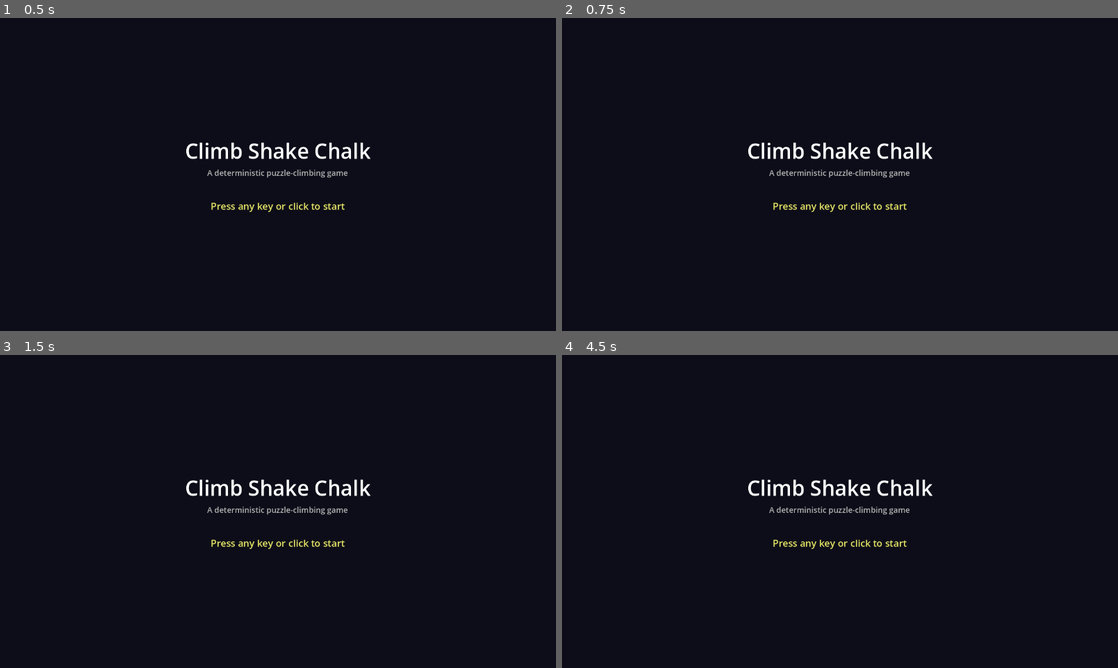
Above: before the commit, frames 1-4 (two rows, left to right).
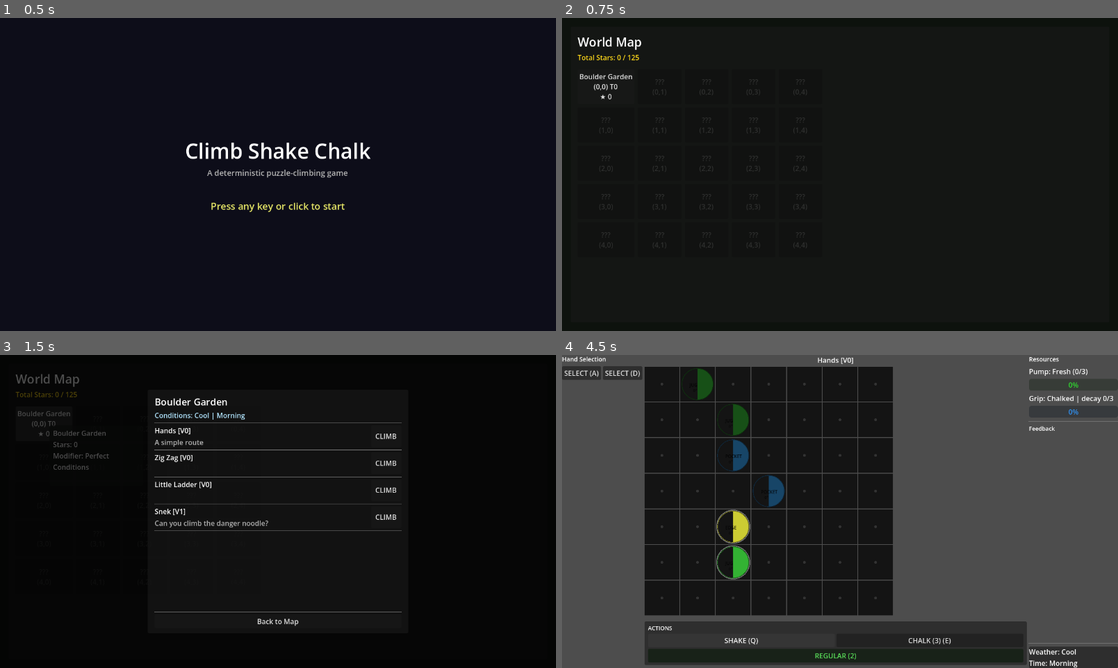
Above: after the commit, the same moments.

Repository: hausrath/climbing-grid-game
Game: Godot game, scene res://scenes/Main.tscn
Same seed, same stepped clock (60 frames per second), same inputs: the game is played once before the commit and once after it.
Inputs (mouse positions are in pixels of both pictures, inside the frame that each line leads up to):
- Up to frame 1 (0.5 s): no input
- Up to frame 2 (0.75 s): tap Enter at 0.5 s; drag from (840, 174) to (895, 105) at 0.52 s
- Up to frame 3 (1.5 s): click (44, 423) at 1.25 s, where only the run after the commit has a clickable "Boulder Garden (0,0) T0 ★ 0"
- Up to frame 4 (4.5 s): click (945, 436) at 2 s, where only the run after the commit has a clickable "CLIMB"; click (584, 373) at 2.75 s, where only the run after the commit has a clickable "SELECT (A)"; click (623, 373) at 3.5 s, where only the run after the commit has a clickable "SELECT (D)"; click (739, 639) at 4.25 s, where only the run after the commit has a clickable "SHAKE (Q)"

Frame 1 is identical in both runs. In frame 2, 2.1% of the frame differs, in the area x 2-67%, y 6-74%; in frame 3, 3.4%; in frame 4, 65%, in the area x 0-100%, y 0-100%.
Error before the commit: Parse Error: Cannot infer the type of "modifier" variable because the value doesn't have a set type. (res://autoloads/GameState.gd:136)

Commit message:
Finalize Godot port scaffold; add .gitignore and planning docs
- Add .gitignore (excludes .DS_Store and godot/.godot/ cache)
- Commit Godot UID files and icon for stable project references
- Godot script and scene fixes (node paths, project settings, Main.tscn layout)
- HTML5 route/JS updates carried over during port review
- Add Godot Port Plan.md and Solution_Sentences.md planning docs

Co-Authored-By: Claude Sonnet 4.6 <noreply@anthropic.com>

Diff:
--- a/godot/autoloads/GameState.gd
+++ b/godot/autoloads/GameState.gd
@@ -82,6 +82,7 @@
 var max_chalk: int = 3
 var route_attempts: int = 0
 var rest_hold_indices: Array = []
+var climb_start_time: float = 0.0
 
 var grid: Array = []        # 7x7 viewport grid (display)
 var route_grid: Array = []  # Full route grid (variable height)
@@ -133,7 +134,7 @@
 		else:
 			difficulty_tier = "expert"
 		var is_boss := (row == 4 and col == 4)
-		var modifier := LOCATION_MODIFIERS[rng.randi() % LOCATION_MODIFIERS.size()]
+		var modifier: Dictionary = LOCATION_MODIFIERS[rng.randi() % LOCATION_MODIFIERS.size()]
 		locations.append({
 			"id": i, "name": LOCATION_NAMES[i],
 			"row": row, "col": col,
@@ -155,7 +156,7 @@
 func calculate_location_stars(location_id: int) -> int:
 	var total := 0
 	for key in completed_routes:
-		var parts := key.split("-")
+		var parts: PackedStringArray = key.split("-")
 		if parts.size() >= 1 and int(parts[0]) == location_id:
 			total += completed_routes[key].get("stars", 0)
 	return total
@@ -167,10 +168,10 @@
 		return true
 	var offsets := [[-1, 0], [1, 0], [0, -1], [0, 1]]
 	for offset in offsets:
-		var adj_row := location["row"] + offset[0]
-		var adj_col := location["col"] + offset[1]
+		var adj_row: int = location["row"] + offset[0]
+		var adj_col: int = location["col"] + offset[1]
 		if adj_row >= 0 and adj_row < 5 and adj_col >= 0 and adj_col < 5:
-			var adj_loc := locations[adj_row * 5 + adj_col]
+			var adj_loc: Dictionary = locations[adj_row * 5 + adj_col]
 			if calculate_location_stars(adj_loc["id"]) >= 8:
 				return true
 	return false
--- /dev/null
+++ b/godot/icon.svg
@@ -0,0 +1,4 @@
+<svg xmlns="http://www.w3.org/2000/svg" width="128" height="128">
+  <rect width="128" height="128" fill="#0d1117"/>
+  <text x="64" y="80" font-size="72" text-anchor="middle" fill="#a8db60">⛰</text>
+</svg>
--- a/godot/project.godot
+++ b/godot/project.godot
@@ -1,18 +1,23 @@
 ; Engine configuration file.
 ; It's best edited using the editor UI and not directly,
-; but below is the format for reference.
+; since the parameters that go here are not all obvious.
 ;
-; [section] ; section goes between []
-; param=value ; assign values to parameters
+; Format:
+;   [section] ; section goes between []
+;   param=value ; assign values to parameters
 
 config_version=5
+
+[animation]
+
+compatibility/default_parent_skeleton_in_mesh_instance_3d=true
 
 [application]
 
 config/name="Climb Shake Chalk"
 config/description="A deterministic puzzle-climbing game."
 run/main_scene="res://scenes/Main.tscn"
-config/features=PackedStringArray("4.3", "Forward Plus")
+config/features=PackedStringArray("4.6", "Forward Plus")
 config/icon="res://icon.svg"
 
 [autoload]
@@ -26,8 +31,3 @@
 
 window/size/viewport_width=1280
 window/size/viewport_height=720
-window/size/resizable=true
-
-[rendering]
-
-renderer/rendering_method="forward_plus"
--- a/godot/scenes/Main.tscn
+++ b/godot/scenes/Main.tscn
@@ -1,105 +1,102 @@
-[gd_scene load_steps=23 format=3 uid="uid://mainscene"]
+[gd_scene format=3 uid="uid://mainscene"]
 
-[ext_resource type="Script" path="res://scripts/Main.gd" id="1_main"]
-[ext_resource type="PackedScene" path="res://scenes/TitleScreen.tscn" id="2_title"]
-[ext_resource type="PackedScene" path="res://scenes/WorldMap.tscn" id="3_worldmap"]
-[ext_resource type="PackedScene" path="res://scenes/ClimbingScreen.tscn" id="4_climbing"]
-[ext_resource type="PackedScene" path="res://scenes/overlays/RouteSelectOverlay.tscn" id="5_routesel"]
-[ext_resource type="PackedScene" path="res://scenes/overlays/CampOverlay.tscn" id="6_camp"]
-[ext_resource type="PackedScene" path="res://scenes/overlays/GuidebookOverlay.tscn" id="7_guidebook"]
-[ext_resource type="PackedScene" path="res://scenes/overlays/BetaOverlay.tscn" id="8_beta"]
-[ext_resource type="PackedScene" path="res://scenes/overlays/EquipmentOverlay.tscn" id="9_equip"]
-[ext_resource type="PackedScene" path="res://scenes/overlays/SkillsOverlay.tscn" id="10_skills"]
-[ext_resource type="Script" path="res://scripts/RouteLoader.gd" id="11_routeloader"]
-[ext_resource type="Script" path="res://scripts/ClimbingLogic.gd" id="12_climblogic"]
-[ext_resource type="Script" path="res://scripts/ClimbingActions.gd" id="13_actions"]
-[ext_resource type="Script" path="res://scripts/ClimbingCompletion.gd" id="14_completion"]
-[ext_resource type="Script" path="res://scripts/EquipmentLogic.gd" id="15_equiplogic"]
-[ext_resource type="Script" path="res://scripts/ConditionsSystem.gd" id="16_conditions"]
-[ext_resource type="Script" path="res://scripts/FamiliaritySystem.gd" id="17_familiarity"]
+[ext_resource type="Script" uid="uid://ct84wrm75ngei" path="res://scripts/Main.gd" id="1_main"]
+[ext_resource type="PackedScene" uid="uid://titlescreen" path="res://scenes/TitleScreen.tscn" id="2_title"]
+[ext_resource type="PackedScene" uid="uid://worldmap" path="res://scenes/WorldMap.tscn" id="3_worldmap"]
+[ext_resource type="PackedScene" uid="uid://climbscreen" path="res://scenes/ClimbingScreen.tscn" id="4_climbing"]
+[ext_resource type="PackedScene" uid="uid://routeselect" path="res://scenes/overlays/RouteSelectOverlay.tscn" id="5_routesel"]
+[ext_resource type="PackedScene" uid="uid://campoverlay" path="res://scenes/overlays/CampOverlay.tscn" id="6_camp"]
+[ext_resource type="PackedScene" uid="uid://bqi4yrmurkudw" path="res://scenes/overlays/GuidebookOverlay.tscn" id="7_guidebook"]
+[ext_resource type="PackedScene" uid="uid://betaoverlay" path="res://scenes/overlays/BetaOverlay.tscn" id="8_beta"]
+[ext_resource type="PackedScene" uid="uid://equipoverlay" path="res://scenes/overlays/EquipmentOverlay.tscn" id="9_equip"]
+[ext_resource type="PackedScene" uid="uid://c3u38k0u4x28w" path="res://scenes/overlays/SkillsOverlay.tscn" id="10_skills"]
+[ext_resource type="Script" uid="uid://bnqibcahxo8ia" path="res://scripts/RouteLoader.gd" id="11_routeloader"]
+[ext_resource type="Script" uid="uid://clmt8dcu2d1ag" path="res://scripts/ClimbingLogic.gd" id="12_climblogic"]
+[ext_resource type="Script" uid="uid://bk3ky23won472" path="res://scripts/ClimbingActions.gd" id="13_actions"]
+[ext_resource type="Script" uid="uid://dd8xtg0y042vh" path="res://scripts/ClimbingCompletion.gd" id="14_completion"]
+[ext_resource type="Script" uid="uid://dgjt2dmr7mtde" path="res://scripts/EquipmentLogic.gd" id="15_equiplogic"]
+[ext_resource type="Script" uid="uid://balyluc5soyky" path="res://scripts/ConditionsSystem.gd" id="16_conditions"]
+[ext_resource type="Script" uid="uid://bn4jel6cfosdb" path="res://scripts/FamiliaritySystem.gd" id="17_familiarity"]
 
-[node name="Main" type="Control"]
+[node name="Main" type="Control" unique_id=1100733759]
 layout_mode = 3
 anchors_preset = 15
 anchor_right = 1.0
 anchor_bottom = 1.0
+grow_horizontal = 2
+grow_vertical = 2
 script = ExtResource("1_main")
 
-[node name="TitleScreen" type="Control" parent="." instance=ExtResource("2_title")]
+[node name="TitleScreen" parent="." unique_id=190575884 instance=ExtResource("2_title")]
+layout_mode = 1
+grow_horizontal = 2
+grow_vertical = 2
+
+[node name="GameContainer" type="Control" parent="." unique_id=334259018]
 layout_mode = 1
 anchors_preset = 15
 anchor_right = 1.0
 anchor_bottom = 1.0
+grow_horizontal = 2
+grow_vertical = 2
 
-[node name="GameContainer" type="Control" parent="."]
+[node name="WorldMap" parent="GameContainer" unique_id=1383436508 instance=ExtResource("3_worldmap")]
+visible = false
 layout_mode = 1
-anchors_preset = 15
-anchor_right = 1.0
-anchor_bottom = 1.0
+grow_horizontal = 2
+grow_vertical = 2
 
-[node name="WorldMap" type="Control" parent="GameContainer" instance=ExtResource("3_worldmap")]
+[node name="ClimbingScreen" parent="GameContainer" unique_id=565372564 instance=ExtResource("4_climbing")]
+visible = false
 layout_mode = 1
-anchors_preset = 15
-anchor_right = 1.0
-anchor_bottom = 1.0
+grow_horizontal = 2
+grow_vertical = 2
+
+[node name="RouteSelectOverlay" parent="." unique_id=35048178 instance=ExtResource("5_routesel")]
 visible = false
+z_index = 10
+layout_mode = 1
+grow_horizontal = 2
+grow_vertical = 2
 
-[node name="ClimbingScreen" type="Control" parent="GameContainer" instance=ExtResource("4_climbing")]
+[node name="CampOverlay" parent="." unique_id=298954322 instance=ExtResource("6_camp")]
+visible = false
+z_index = 20
 layout_mode = 1
-anchors_preset = 15
-anchor_right = 1.0
-anchor_bottom = 1.0
+grow_horizontal = 2
+grow_vertical = 2
+
+[node name="GuidebookOverlay" parent="." unique_id=2026733356 instance=ExtResource("7_guidebook")]
 visible = false
+z_index = 30
+layout_mode = 1
+grow_horizontal = 2
+grow_vertical = 2
 
-[node name="RouteSelectOverlay" type="Control" parent="." instance=ExtResource("5_routesel")]
+[node name="BetaOverlay" parent="." unique_id=153487612 instance=ExtResource("8_beta")]
+visible = false
+z_index = 31
 layout_mode = 1
-anchors_preset = 15
-anchor_right = 1.0
-anchor_bottom = 1.0
-z_index = 10
+grow_horizontal = 2
+grow_vertical = 2
+
+[node name="EquipmentOverlay" parent="." unique_id=2075643889 instance=ExtResource("9_equip")]
 visible = false
+z_index = 30
+layout_mode = 1
+grow_horizontal = 2
+grow_vertical = 2
 
-[node name="CampOverlay" type="Control" parent="." instance=ExtResource("6_camp")]
+[node name="SkillsOverlay" parent="." unique_id=89444142 instance=ExtResource("10_skills")]
+visible = false
+z_index = 30
 layout_mode = 1
-anchors_preset = 15
-anchor_right = 1.0
-anchor_bottom = 1.0
-z_index = 20
+grow_horizontal = 2
+grow_vertical = 2
+
+[node name="HelpModal" type="PanelContainer" parent="." unique_id=373715960]
 visible = false
-
-[node name="GuidebookOverlay" type="Control" parent="." instance=ExtResource("7_guidebook")]
-layout_mode = 1
-anchors_preset = 15
-anchor_right = 1.0
-anchor_bottom = 1.0
-z_index = 30
-visible = false
-
-[node name="BetaOverlay" type="Control" parent="." instance=ExtResource("8_beta")]
-layout_mode = 1
-anchors_preset = 15
-anchor_right = 1.0
-anchor_bottom = 1.0
-z_index = 31
-visible = false
-
-[node name="EquipmentOverlay" type="Control" parent="." instance=ExtResource("9_equip")]
-layout_mode = 1
-anchors_preset = 15
-anchor_right = 1.0
-anchor_bottom = 1.0
-z_index = 30
-visible = false
-
-[node name="SkillsOverlay" type="Control" parent="." instance=ExtResource("10_skills")]
-layout_mode = 1
-anchors_preset = 15
-anchor_right = 1.0
-anchor_bottom = 1.0
-z_index = 30
-visible = false
-
-[node name="HelpModal" type="PanelContainer" parent="."]
+z_index = 60
 layout_mode = 1
 anchors_preset = 8
 anchor_left = 0.5
@@ -110,17 +107,17 @@
 offset_top = -280.0
 offset_right = 260.0
 offset_bottom = 280.0
-z_index = 60
-visible = false
+grow_horizontal = 2
+grow_vertical = 2
 
-[node name="MarginContainer" type="MarginContainer" parent="HelpModal"]
+[node name="MarginContainer" type="MarginContainer" parent="HelpModal" unique_id=1410736109]
 layout_mode = 2
 theme_override_constants/margin_left = 16
 theme_override_constants/margin_top = 12
 theme_override_constants/margin_right = 16
 theme_override_constants/margin_bottom = 12
 
-[node name="HelpLabel" type="Label" parent="HelpModal/MarginContainer"]
+[node name="HelpLabel" type="Label" parent="HelpModal/MarginContainer" unique_id=195571608]
 layout_mode = 2
 text = "Controls
 A / D — Select left / right hand
@@ -137,25 +134,25 @@
 TAB — Toggle this help"
 autowrap_mode = 3
 
-[node name="ClimbingLogicNodes" type="Node" parent="."]
+[node name="ClimbingLogicNodes" type="Node" parent="." unique_id=1144882416]
 
-[node name="RouteLoader" type="Node" parent="ClimbingLogicNodes"]
+[node name="RouteLoader" type="Node" parent="ClimbingLogicNodes" unique_id=1145903188]
 script = ExtResource("11_routeloader")
 
-[node name="ClimbingLogic" type="Node" parent="ClimbingLogicNodes"]
+[node name="ClimbingLogic" type="Node" parent="ClimbingLogicNodes" unique_id=1412647139]
 script = ExtResource("12_climblogic")
 
-[node name="ClimbingActions" type="Node" parent="ClimbingLogicNodes"]
+[node name="ClimbingActions" type="Node" parent="ClimbingLogicNodes" unique_id=1907351856]
 script = ExtResource("13_actions")
 
-[node name="ClimbingCompletion" type="Node" parent="ClimbingLogicNodes"]
+[node name="ClimbingCompletion" type="Node" parent="ClimbingLogicNodes" unique_id=2146384033]
 script = ExtResource("14_completion")
 
-[node name="EquipmentLogic" type="Node" parent="ClimbingLogicNodes"]
+[node name="EquipmentLogic" type="Node" parent="ClimbingLogicNodes" unique_id=158986955]
 script = ExtResource("15_equiplogic")
 
-[node name="ConditionsSystem" type="Node" parent="ClimbingLogicNodes"]
+[node name="ConditionsSystem" type="Node" parent="ClimbingLogicNodes" unique_id=233569870]
 script = ExtResource("16_conditions")
 
-[node name="FamiliaritySystem" type="Node" parent="ClimbingLogicNodes"]
+[node name="FamiliaritySystem" type="Node" parent="ClimbingLogicNodes" unique_id=983105774]
 script = ExtResource("17_familiarity")
--- a/godot/scripts/ClimbingActions.gd
+++ b/godot/scripts/ClimbingActions.gd
@@ -21,13 +21,13 @@
 
 	var old_state: int = GameState.pump_state
 	GameState.pump_state = max(0, GameState.pump_state - 1)
-	var new_label: String = Constants.PUMP_STATE_LABELS.get(GameState.pump_state, "Fresh")
+	var new_label: String = Constants.PUMP_STATE_LABELS[min(GameState.pump_state, 2)]
 
 	GameState.shakes_used += 1
 	GameState.shake_cooldown = GameState.action_cooldown_length
 
 	emit_signal("feedback_added",
-		"Shook out! Pump: %s -> %s" % [Constants.PUMP_STATE_LABELS.get(old_state, "?"), new_label],
+		"Shook out! Pump: %s -> %s" % [Constants.PUMP_STATE_LABELS[min(old_state, 2)], new_label],
 		"bonus")
 	emit_signal("feedback_added", "Cooldown: %d moves" % GameState.shake_cooldown, "neutral")
 
@@ -56,7 +56,7 @@
 
 	GameState.chalk_remaining -= 1
 
-	var old_grip_label: String = Constants.GRIP_STATE_LABELS.get(GameState.grip_state, "Critical")
+	var old_grip_label: String = Constants.GRIP_STATE_LABELS[min(GameState.grip_state, 2)]
 	GameState.grip_state = 0
 	GameState.grip_decay_counter = 0
 
--- a/godot/scripts/ClimbingLogic.gd
+++ b/godot/scripts/ClimbingLogic.gd
@@ -118,7 +118,7 @@
 
 	# Pump feedback
 	if pump_change > 0:
-		var level_name: String = Constants.PENALTY_LEVEL_NAMES.get(effective_level, "Unknown")
+		var level_name: String = Constants.PENALTY_LEVEL_NAMES[min(effective_level, 4)]
 		var bump_str := (" (%s)" % ", ".join(level_bumps)) if not level_bumps.is_empty() else ""
 		feedback.append({"text": "%s penalty%s: pump +%d state" % [level_name, bump_str, pump_change],
 			"type": "penalty" if pump_change >= 2 else "neutral"})
@@ -144,7 +144,7 @@
 			grip_advanced = true
 
 	if grip_advanced:
-		var grip_label: String = Constants.GRIP_STATE_LABELS.get(GameState.grip_state, "Critical")
+		var grip_label: String = Constants.GRIP_STATE_LABELS[min(GameState.grip_state, 2)]
 		feedback.append({"text": "Grip decayed to: %s" % grip_label,
 			"type": "penalty" if GameState.grip_state >= 2 else "neutral"})
 	else:
@@ -154,8 +154,8 @@
 	# Step 5: Apply pump
 	GameState.pump_state = new_pump
 
-	var pump_label: String = Constants.PUMP_STATE_LABELS.get(GameState.pump_state, "Critical")
-	var grip_label2: String = Constants.GRIP_STATE_LABELS.get(GameState.grip_state, "Critical")
+	var pump_label: String = Constants.PUMP_STATE_LABELS[min(GameState.pump_state, 2)]
+	var grip_label2: String = Constants.GRIP_STATE_LABELS[min(GameState.grip_state, 2)]
 	feedback.append({"text": "%s (%d°) — Pump: %s, Grip: %s" % [
 		hold.get("label","?"), hold.get("angle",0), pump_label, grip_label2], "type": "neutral"})
 
--- a/godot/scripts/ClimbingScreen.gd
+++ b/godot/scripts/ClimbingScreen.gd
@@ -3,11 +3,11 @@
 # 3-panel climbing screen. Wires all logic-script signals to UI methods.
 # Mirrors the climbing mode sections of js/main.js and js/ui.js.
 
-@onready var climbing_grid: Control = $CenterPanel/GridWrapper/ClimbingGrid
+@onready var climbing_grid: Control = $ClimbingUI/CenterPanel/GridWrapper/ClimbingGrid
 @onready var climbing_ui: Control = $ClimbingUI
 @onready var tooltip_ctrl: Control = $TooltipController
 @onready var game_over_popup: Control = $GameOverPopup
-@onready var route_name_label: Label = $CenterPanel/RouteNameLabel
+@onready var route_name_label: Label = $ClimbingUI/CenterPanel/RouteNameLabel
 
 # Logic node references (set by Main.gd via assign_logic_nodes)
 var climbing_logic: Node = null
--- a/godot/scripts/ClimbingUI.gd
+++ b/godot/scripts/ClimbingUI.gd
@@ -150,14 +150,14 @@
 		pump_bar.value = GameState.pump_state
 	if pump_label:
 		pump_label.text = "Pump: %s (%d/3)" % [
-			Constants.PUMP_STATE_LABELS.get(GameState.pump_state, "?"), GameState.pump_state]
+			Constants.PUMP_STATE_LABELS[min(GameState.pump_state, 2)], GameState.pump_state]
 
 	if grip_bar:
 		grip_bar.max_value = 3
 		grip_bar.value = GameState.grip_state
 	if grip_label:
 		grip_label.text = "Grip: %s | decay %d/3" % [
-			Constants.GRIP_STATE_LABELS.get(GameState.grip_state, "?"), GameState.grip_decay_counter]
+			Constants.GRIP_STATE_LABELS[min(GameState.grip_state, 2)], GameState.grip_decay_counter]
 
 
 func _update_move_count() -> void:
@@ -172,7 +172,7 @@
 		sidebar_conditions.visible = false
 		return
 	sidebar_conditions.visible = true
-	var weather: String = GameState.daily_conditions.get("weather", "mild")
+	var weather: String = GameState.current_conditions.get("temperature", "mild")
 	var time_of_day: String = GameState.time_of_day
 	conditions_label.text = "Weather: %s\nTime: %s" % [weather.capitalize(), time_of_day.capitalize()]
 
--- a/godot/scripts/GuidebookUI.gd
+++ b/godot/scripts/GuidebookUI.gd
@@ -36,7 +36,7 @@
 	for i in range(GameState.locations.size()):
 		var loc: Dictionary = GameState.locations[i]
 		var loc_id: int = loc.get("id", i)
-		if not GameState.is_location_unlocked(loc_id):
+		if not GameState.is_location_unlocked(loc):
 			continue
 		_add_location_block(loc, loc_id)
 
--- a/godot/scripts/HoldCell.gd
+++ b/godot/scripts/HoldCell.gd
@@ -58,7 +58,7 @@
 
 func _draw() -> void:
 	var center := size / 2.0
-	var radius := min(size.x, size.y) / 2.0 - 4.0
+	var radius: float = min(size.x, size.y) / 2.0 - 4.0
 
 	# Background
 	draw_rect(Rect2(Vector2.ZERO, size), Color(0.08, 0.08, 0.08))
--- a/godot/scripts/RouteSelectOverlay.gd
+++ b/godot/scripts/RouteSelectOverlay.gd
@@ -31,7 +31,7 @@
 		location_label.text = location.get("name", "Unknown Location")
 
 	if conditions_label:
-		var weather: String = GameState.daily_conditions.get("weather", "mild")
+		var weather: String = GameState.current_conditions.get("temperature", "mild")
 		var time_str: String = GameState.time_of_day
 		conditions_label.text = "Conditions: %s | %s" % [weather.capitalize(), time_str.capitalize()]
 
@@ -49,7 +49,7 @@
 		var stars_earned: int = completion.get("stars", 0)
 		var star_results: Dictionary = completion.get("starResults", {})
 		var completed: bool = not completion.is_empty()
-		var loot_collected: bool = GameState.route_loot_collected.get(route_key, false)
+		var loot_collected: bool = GameState.collected_loot.get(route_key, false)
 
 		var row := HBoxContainer.new()
 		row.add_theme_constant_override("separation", 12)
--- a/godot/scripts/TitleScreen.gd
+++ b/godot/scripts/TitleScreen.gd
@@ -3,9 +3,9 @@
 # Title screen — shown at game start. Any key/click → Main.start_game().
 # Mirrors the title screen block in js/main.js.
 
-@onready var title_label: Label = $TitleLabel
-@onready var subtitle_label: Label = $SubtitleLabel
-@onready var press_label: Label = $PressLabel
+@onready var title_label: Label = $VBoxContainer/TitleLabel
+@onready var subtitle_label: Label = $VBoxContainer/SubtitleLabel
+@onready var press_label: Label = $VBoxContainer/PressLabel
 
 var _blink_timer: float = 0.0
 var _blink_visible: bool = true
--- a/godot/scripts/TooltipController.gd
+++ b/godot/scripts/TooltipController.gd
@@ -43,7 +43,7 @@
 		for weight in ["left", "center", "right"]:
 			var base: int = RouteDB.lookup_penalty("up", hand, angle, weight)
 			var label_str := "%s hand / %s wt" % [hand.capitalize(), weight.capitalize()]
-			var level_name: String = Constants.PENALTY_LEVEL_NAMES.get(base, "?")
+			var level_name: String = Constants.PENALTY_LEVEL_NAMES[min(base, 4)]
 			var color := _penalty_color(base)
 			lines.append("[color=%s]%s: %s[/color]" % [color, label_str, level_name])
 
--- a/godot/scripts/WorldMap.gd
+++ b/godot/scripts/WorldMap.gd
@@ -54,14 +54,14 @@
 		var loc: Dictionary = GameState.locations[i]
 		var btn: Button = _location_buttons[i]
 		var loc_id: int = loc.get("id", i)
-		var unlocked: bool = GameState.is_location_unlocked(loc_id)
+		var unlocked: bool = GameState.is_location_unlocked(loc)
 		var stars: int = GameState.calculate_location_stars(loc_id)
 		var row_pos: int = loc.get("row", i / 5)
 		var col_pos: int = loc.get("col", i % 5)
 		var tier: int = loc.get("tier", 0)
 
 		if unlocked:
-			btn.text = "%s\n(%d,% d) T%d\n★ %d" % [loc.get("name", "?"), row_pos, col_pos, tier, stars]
+			btn.text = "%s\n(%d,%d) T%d\n★ %d" % [loc.get("name", "?"), row_pos, col_pos, tier, stars]
 			btn.disabled = false
 			btn.modulate = Color.WHITE if GameState.current_location.get("id", -1) != loc_id else Color(0.8, 1.0, 0.8)
 		else:
@@ -79,7 +79,7 @@
 	if index >= GameState.locations.size():
 		return
 	var loc: Dictionary = GameState.locations[index]
-	if GameState.is_location_unlocked(loc.get("id", index)):
+	if GameState.is_location_unlocked(loc):
 		emit_signal("location_selected", loc)
 
 
@@ -87,7 +87,7 @@
 	if index >= GameState.locations.size():
 		return
 	var loc: Dictionary = GameState.locations[index]
-	if not GameState.is_location_unlocked(loc.get("id", index)):
+	if not GameState.is_location_unlocked(loc):
 		return
 	if tooltip_panel and tooltip_label:
 		var loc_id: int = loc.get("id", index)
Not shown, added: godot/autoloads/Constants.gd.uid
Not shown, added: godot/autoloads/GameState.gd.uid
Not shown, added: godot/autoloads/RouteDB.gd.uid
Not shown, added: godot/autoloads/SkillsDB.gd.uid
Not shown, added: godot/data/gear_data.gd.uid
Not shown, added: godot/data/routes_area0.gd.uid
Not shown, added: godot/data/routes_area1.gd.uid
Not shown, added: godot/data/routes_area2.gd.uid
Not shown, added: godot/data/routes_area3.gd.uid
Not shown, added: godot/data/routes_area4.gd.uid
Not shown, added: godot/data/routes_area5.gd.uid
Not shown, added: godot/data/routes_area6.gd.uid
(and 37 more such lines)
